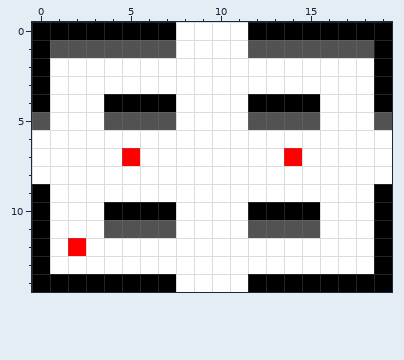
Pixel-art sprite -- Treasure Tower/Assets/RoomSprites/room2.png. The picture above is the old version.
The file is 20x15 pixels.
The same view after the edit:
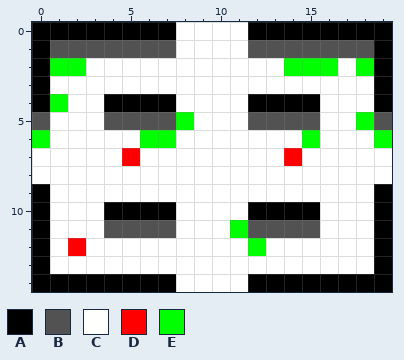
Palette (. is transparent): A #000000  B #525252  C #ffffff  D #ff0000  E #00ff00
The exact change:
{"y":2,"x":1,"old":"CC","new":"EE"}
{"y":2,"x":14,"old":"CCC","new":"EEE"}
{"y":2,"x":18,"old":"C","new":"E"}
{"y":4,"x":1,"old":"C","new":"E"}
{"y":5,"x":8,"old":"C","new":"E"}
{"y":5,"x":18,"old":"C","new":"E"}
{"y":6,"x":0,"old":"C","new":"E"}
{"y":6,"x":6,"old":"CC","new":"EE"}
{"y":6,"x":15,"old":"C","new":"E"}
{"y":6,"x":19,"old":"C","new":"E"}
{"y":11,"x":11,"old":"C","new":"E"}
{"y":12,"x":12,"old":"C","new":"E"}
